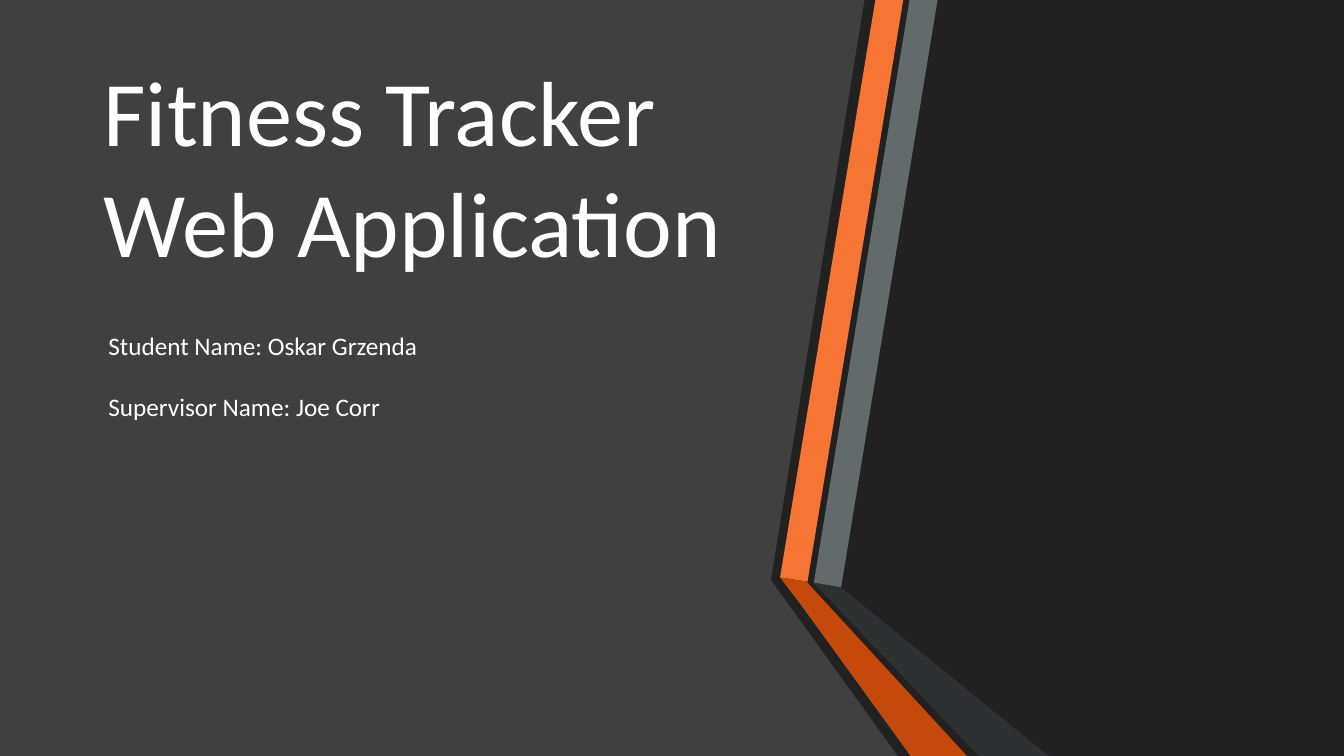
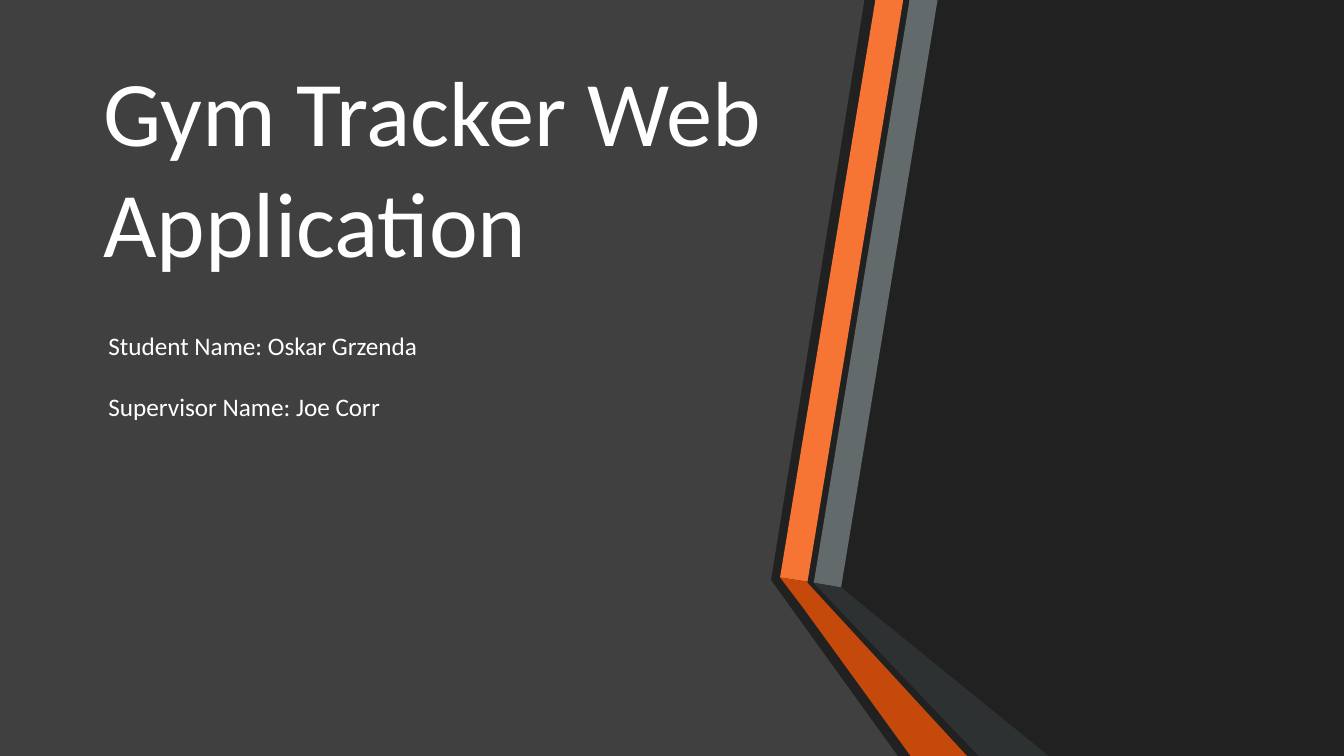
Before and after one commit to OskarGrzenda/FinalYearProject, a slide deck: slide 1 of Project Presentation.pptx. Drawn at 1344x756 pixels with LibreOffice and Linux fonts; fonts in the diff are those of the drawing. Boxes give left, top, right and bottom in pixels: in the first picture for what was removed or moved away, otherwise in the second. Text is boxed around its words. In the diff, an @@ line names an element or a change of style, - is before the commit and + after.

```diff
--- a/Project Presentation.pptx
+++ b/Project Presentation.pptx
@@ title at box(103, 82, 761, 272): text changed @@
-Fitness Tracker Web Application
+Gym Tracker Web Application
```
Also in this commit, not shown: 1 other slide changed, 2 other files.
